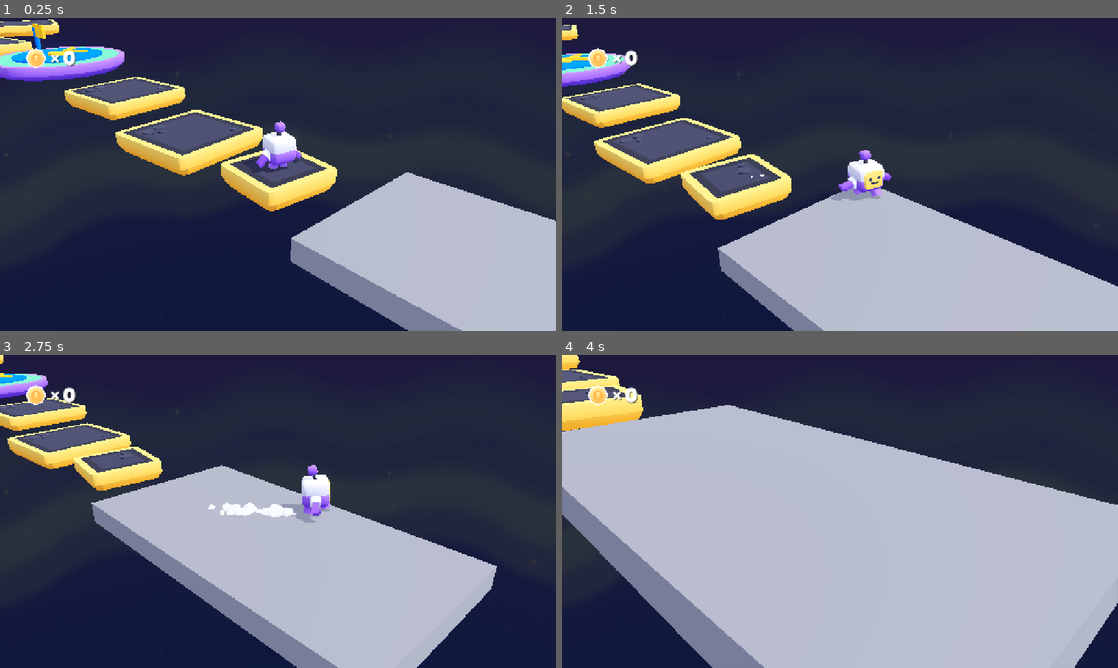
Above: before the commit, frames 1-4 (two rows, left to right).
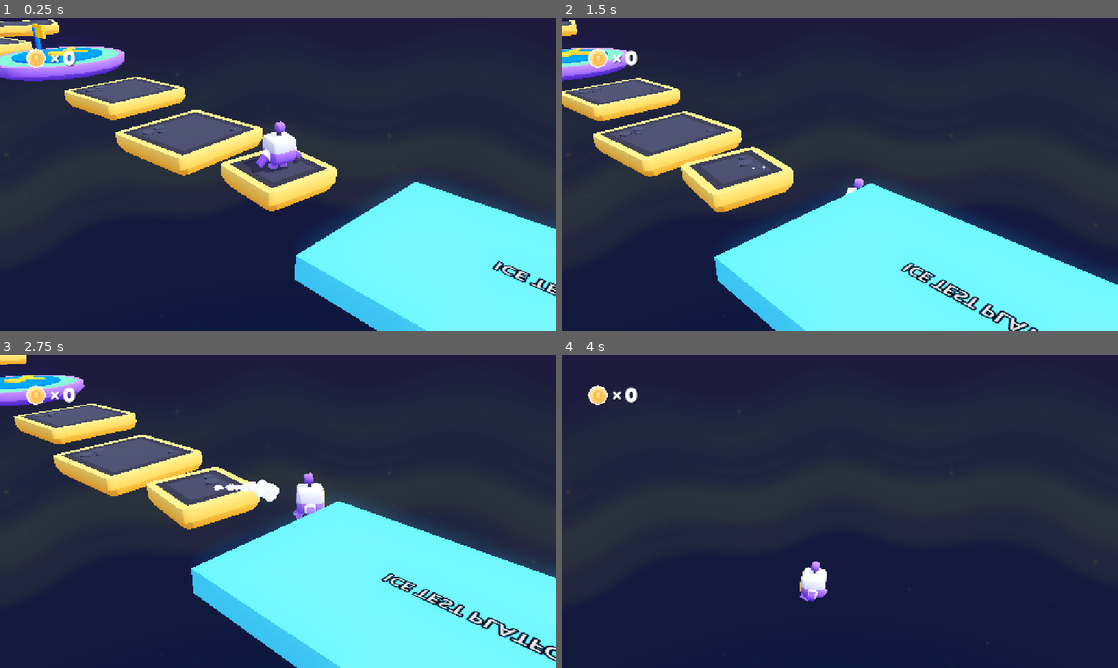
Above: after the commit, the same moments.

Repository: victorlvl47/3d-platformer-obby
Game: Godot game, scene res://scenes/simple_ice_level.tscn
Same seed, same stepped clock (60 frames per second), same inputs: the game is played once before the commit and once after it. This scene is started directly instead of the project's main scene.
Inputs (mouse positions are in pixels of both pictures, inside the frame that each line leads up to):
- Up to frame 1 (0.25 s): no input
- Up to frame 2 (1.5 s): move the mouse to (962, 158) at 0.52 s; hold D (move_right) 0.53-1.28 s; click (962, 158) at 0.67 s; tap Space (jump) at 0.77 s; move the mouse to (728, 190) at 1.27 s; hold S (move_back) from 1.28 s (still down)
- Up to frame 3 (2.75 s): tap Space (jump) at 1.52 s; move the mouse to (333, 442) at 2.02 s; release S (move_back) at 2.03 s; hold D (move_right) from 2.03 s (still down)
- Up to frame 4 (4 s): move the mouse to (812, 574) at 2.77 s; release D (move_right) at 2.78 s; hold W (move_forward) 2.78-3.53 s; click (812, 574) at 2.92 s; tap Space (jump) at 3.02, 3.77 s; move the mouse to (1006, 558) at 3.52 s; hold A (move_left) from 3.53 s (still down)

The runs differ from the first frame. In frame 1, 19% of the frame differs, in the area x 52-100%, y 49-100%; in frame 2, 33%; in frame 3, 41%; in frame 4, 66%, in the area x 0-100%, y 0-100%.

Commit message:
add simple ice test platform

Diff:
--- /dev/null
+++ b/objects/test_ice_platform.tscn
@@ -0,0 +1,38 @@
+[gd_scene load_steps=5 format=3 uid="uid://b62cp4rv4mggo"]
+
+[sub_resource type="BoxMesh" id="BoxMesh_h24md"]
+size = Vector3(8, 0.5, 4)
+
+[sub_resource type="BoxShape3D" id="BoxShape3D_h24md"]
+size = Vector3(8, 0.5, 4)
+
+[sub_resource type="StandardMaterial3D" id="StandardMaterial3D_ice_test"]
+albedo_color = Color(0.35, 0.85, 1, 1)
+roughness = 0.12
+emission_enabled = true
+emission = Color(0.05, 0.45, 1, 1)
+emission_energy_multiplier = 0.12
+
+[sub_resource type="LabelSettings" id="LabelSettings_ice_test"]
+font_size = 52
+font_color = Color(0.9, 1, 1, 1)
+outline_size = 8
+outline_color = Color(0.05, 0.2, 0.35, 1)
+
+[node name="TestIcePlatform" type="Node3D" unique_id=975816051]
+
+[node name="MeshInstance3D" type="MeshInstance3D" parent="." unique_id=724572438]
+mesh = SubResource("BoxMesh_h24md")
+surface_material_override/0 = SubResource("StandardMaterial3D_ice_test")
+
+[node name="StaticBody3D" type="StaticBody3D" parent="." unique_id=1555312773 groups=["ice_platform"]]
+
+[node name="CollisionShape3D" type="CollisionShape3D" parent="StaticBody3D" unique_id=1322640543]
+shape = SubResource("BoxShape3D_h24md")
+
+[node name="IceLabel" type="Label3D" parent="."]
+transform = Transform3D(1, 0, 0, 0, 0, -1, 0, 1, 0, 0, 0.31, 0)
+text = "ICE TEST PLATFORM"
+pixel_size = 0.01
+billboard = 0
+label_settings = SubResource("LabelSettings_ice_test")
--- a/scenes/simple_ice_level.tscn
+++ b/scenes/simple_ice_level.tscn
@@ -9,7 +9,7 @@
 [ext_resource type="PackedScene" uid="uid://dtu6a6xa3u33d" path="res://objects/checkpoint_platform_large_round.tscn" id="7_2eaxi"]
 [ext_resource type="PackedScene" uid="uid://uqr4hswv6d2g" path="res://objects/platform_grass_large_round.tscn" id="8_5oy8f"]
 [ext_resource type="PackedScene" uid="uid://dtjvjdjl8cs6e" path="res://models/flag.glb" id="9_usdea"]
-[ext_resource type="PackedScene" uid="uid://dqdfevknl3kex" path="res://objects/test_platform.tscn" id="10_7ebnu"]
+[ext_resource type="PackedScene" uid="uid://b62cp4rv4mggo" path="res://objects/test_ice_platform.tscn" id="10_7ebnu"]
 [ext_resource type="Script" uid="uid://bap462su1xjtx" path="res://scripts/hud.gd" id="10_i3btj"]
 [ext_resource type="Texture2D" uid="uid://cd7oyc56ehkx1" path="res://sprites/coin.png" id="11_o16bh"]
 [ext_resource type="FontFile" uid="uid://d0cxd77jybrcn" path="res://fonts/lilita_one_regular.ttf" id="12_i72rc"]
@@ -81,8 +81,8 @@
 [node name="finish-flag" parent="World" unique_id=89158126 instance=ExtResource("9_usdea")]
 transform = Transform3D(0.9961947, 0, 0.0871557, 0, 1, 0, -0.0871557, 0, 0.9961947, -46.65, 3.955, 0.85)
 
-[node name="TestPlatform" parent="World" unique_id=975816051 instance=ExtResource("10_7ebnu")]
-transform = Transform3D(1, 0, 0, 0, 1, 0, 0, 0, 1, 6.002128, 0, -0.32397223)
+[node name="TestIcePlatform" parent="." unique_id=975816051 instance=ExtResource("10_7ebnu")]
+transform = Transform3D(1, 0, 0, 0, 1, 0, 0, 0, 1, 6.4110456, 0, 0)
 
 [node name="Sun" type="DirectionalLight3D" parent="." unique_id=448738680]
 transform = Transform3D(-0.422618, -0.694272, 0.582563, 0, 0.642788, 0.766044, -0.906308, 0.323744, -0.271654, 0, 0, 0)
